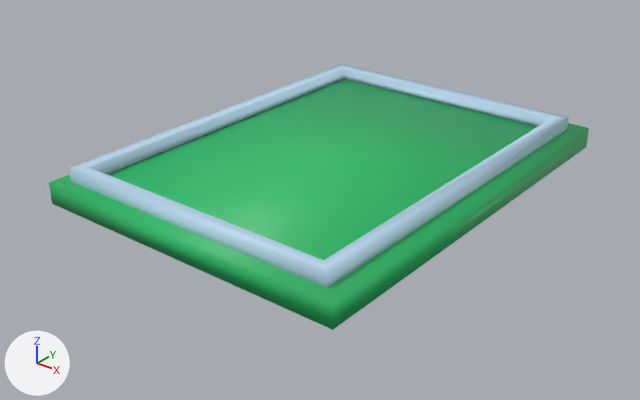
The FBX model rehabGame/rehabGameContent/Models/board.FBX, before and after one commit.
One viewpoint serves both versions: a 50 mm lens placed at (1.78, -2.34, 1.24), pointed at (-0.02, -0.1, -0.15). The lights are fixed; the arrows at lower left show +X, +Y and +Z. Both versions are drawn at frame 2 of the action 'Default Take'; the numbers are the values there.

Before the edit, the objects in view are built like this:
```python
mat_dark_tudu_wood = principled_material('dark_tudu_wood')
mat_dark_tudu_wood.base_color = (0.0192, 0.5, 0.139)  # green #26bc68
mat_glass = principled_material('GLASS')
mat_glass.base_color = (0.494, 0.698, 0.875)  # blue #bbdaf0
me_box002 = bpy.data.meshes.new('Box002')
me_box002.from_pydata(...)  # a box spanning x -60.0..60.0, y -4.0..4.0, z -80.0..80.0
me_box002.materials.append(mat_dark_tudu_wood)  # green #26bc68
me_rectangle001 = bpy.data.meshes.new('Rectangle001')
me_rectangle001.from_pydata(...)  # 16 vertices, 32 faces; spans x -54.4..54.4, y -3.8..3.8, z -74.4..74.4
me_rectangle001.materials.append(mat_glass)  # blue #bbdaf0
ob_box002 = bpy.data.objects.new('Box002', me_box002)
ob_box002.location = (-0.009, -0.006, -0.036)
ob_box002.rotation_euler = (1.571, 0.0, 0.0)  # degrees (90, 0, 0)
ob_box002.scale = (0.01, 0.01, 0.01)
ob_rectangle001 = bpy.data.objects.new('Rectangle001', me_rectangle001)
ob_rectangle001.location = (-0.013, -0.013, 0.013)
ob_rectangle001.rotation_euler = (1.571, 0.0, 0.0)  # degrees (90, 0, 0)
ob_rectangle001.scale = (0.01, 0.01, 0.01)
```
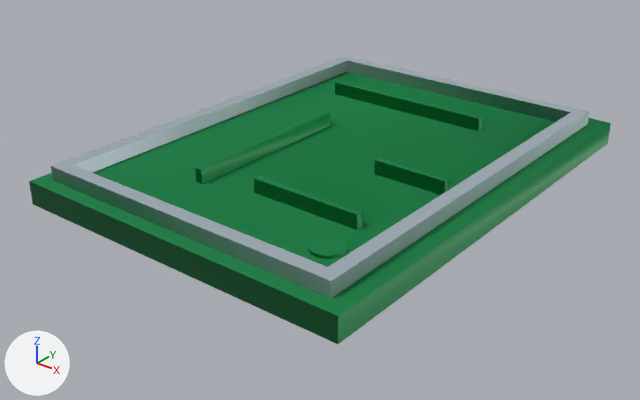
Pixel boxes (x1, y1, x2, y2) of what changed, in the pictures (640 x 400 px):
```json
{"object": "floor", "change": "added", "after": [29, 72, 611, 344], "on screen": "green"}
{"object": "Box002", "change": "deleted", "before": [49, 79, 589, 330], "on screen": "green"}
{"object": "Rectangle001", "change": "recoloured, shading changed, moved, rescaled", "before": [69, 64, 569, 288], "after": [51, 56, 589, 298], "on screen": "8% wider, 8% taller"}
```

Edits to the scene script, one JSON object a line:
```json
{"op": "set", "path": "mat_glass.base_color", "old": "(0.494, 0.698, 0.875)", "new": "(0.655, 0.765, 0.851)", "note": "blue #bbdaf0 -> white #d4e3ee"}
{"op": "set", "path": "mat_dark_tudu_wood.base_color", "old": "(0.0192, 0.5, 0.139)", "new": "(0.015, 0.4, 0.112)", "note": "green #26bc68 -> green #21aa5e"}
{"block": "me_rectangle001", "where": "me_rectangle001.from_pydata(...)  # 16 vertices, 32 faces; spans x -54.4..54.4, y -3.8..3.8, z -74.4..74.4"}
{"block": "me_rectangle001", "where": "# used by ob_rectangle001; location = (-0.013, -0.013, 0.013); rotation_euler = (1.571, 0.0, 0.0), in degrees (90, 0, 0); scale = (0.01, 0.01, 0.01)"}
{"block": "me_rectangle001", "change": "me_rectangle001 part 1: all faces are now shaded flat (32 of 32 changed)"}
{"op": "add", "block": "me_floor", "code": ["me_floor = bpy.data.meshes.new('floor')", "me_floor.from_pydata(...)  # 148 vertices, 272 faces; spans x -60.0..60.0, y -4.0..9.0, z -80.0..80.0", "me_floor.materials.append(mat_dark_tudu_wood)  # green #21aa5e"]}
{"op": "set", "path": "ob_rectangle001.location", "old": "(-0.013, -0.013, 0.013)", "new": "(-0.002, -0.004, 0.027)"}
{"op": "set", "path": "ob_rectangle001.scale", "old": "(0.01, 0.01, 0.01)", "new": "(0.0108, 0.0108, 0.0108)"}
{"op": "remove", "block": "ob_box002", "code": ["ob_box002 = bpy.data.objects.new('Box002', me_box002)", "ob_box002.location = (-0.009, -0.006, -0.036)", "ob_box002.rotation_euler = (1.571, 0.0, 0.0)  # degrees (90, 0, 0)", "ob_box002.scale = (0.01, 0.01, 0.01)"]}
{"op": "add", "block": "ob_floor", "code": ["ob_floor = bpy.data.objects.new('floor', me_floor)", "ob_floor.location = (0.002, 0.003, -0.027)", "ob_floor.rotation_euler = (1.571, 0.0, 0.0)  # degrees (90, 0, 0)", "ob_floor.scale = (0.0108, 0.0108, 0.0108)"]}
```
